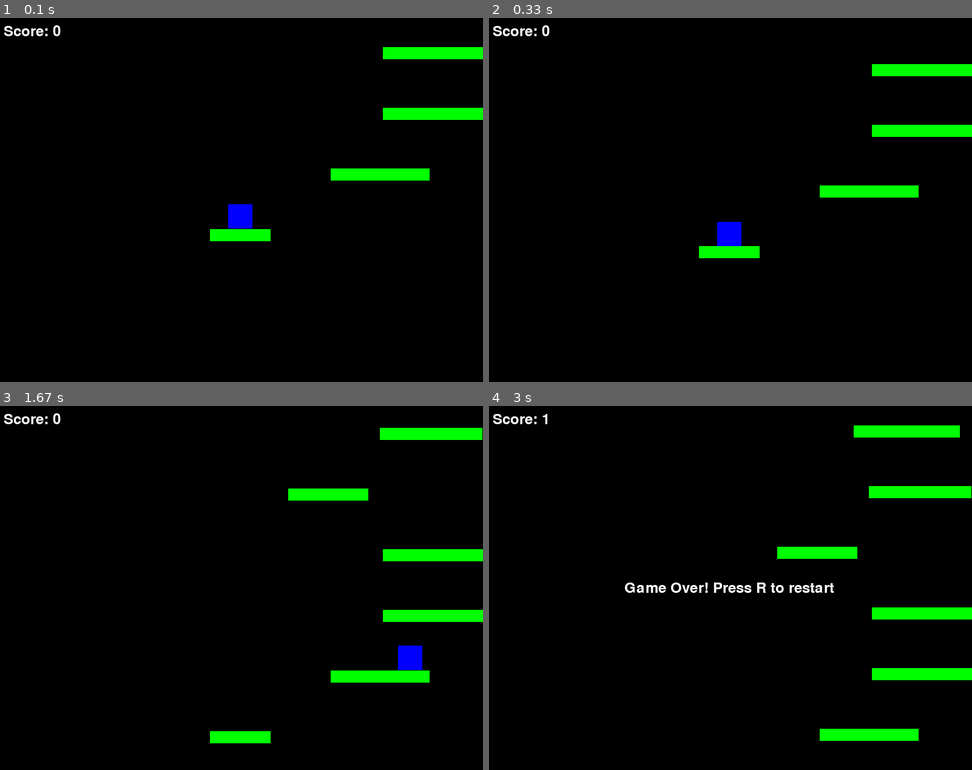
Above: before the commit, frames 1-4 (two rows, left to right).
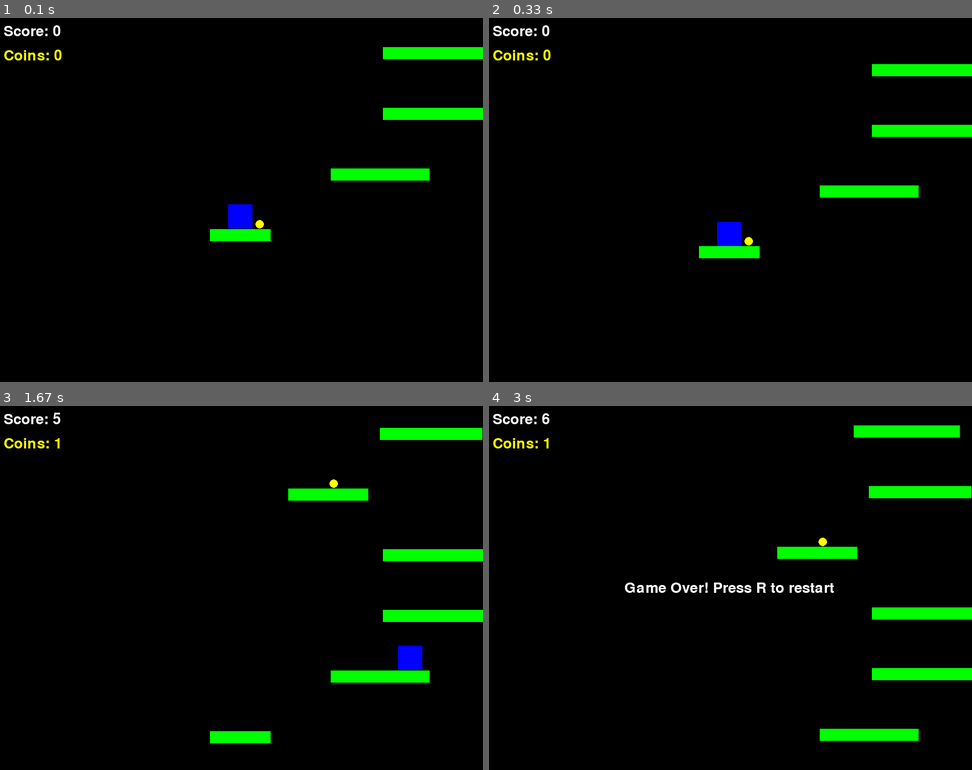
Above: after the commit, the same moments.

Repository: danadrianmirea/python-playground
Game: pygame game, started from infinite_jumper.py
Two runs of this game, one before a commit and one after it. Both use one fixed random seed, a clock stepped at 60 frames per second and the inputs below.
Inputs:
- Up to frame 1 (0.1 s): no input
- Up to frame 2 (0.33 s): no input
- Up to frame 3 (1.67 s): hold Right 0.33-0.8 s; hold Up 0.83-1.13 s; hold Right 1.17-1.63 s
- Up to frame 4 (3 s): hold Left 1.67-2.2 s; hold Left 2.23-2.63 s

The runs differ from the first frame. In frame 1, 0.2% of the frame differs, in the area x 0-55%, y 8-58%; in frame 2, 0.2%; in frame 3, 0.2%; in frame 4, 0.2%, in the area x 0-70%, y 2-39%.

Commit message:
add coins

Diff:
--- a/infinite_jumper.py
+++ b/infinite_jumper.py
@@ -19,12 +19,22 @@
 MAX_HORIZONTAL_DISTANCE = 200  # Maximum horizontal distance between platforms
 MAX_JUMP_HEIGHT = abs(JUMP_FORCE * JUMP_FORCE / (2 * GRAVITY))  # Maximum height player can jump
 PLATFORM_BUFFER = 10  # Number of platforms to generate in advance
+COIN_SIZE = 15  # Size of the coin circle
 
 # Colors
 WHITE = (255, 255, 255)
 BLACK = (0, 0, 0)
 BLUE = (0, 0, 255)
 GREEN = (0, 255, 0)
+YELLOW = (255, 255, 0)
+
+COIN_REWARD = 5
+
+# Load sound effects
+try:
+    COIN_SOUND = pygame.mixer.Sound("coin.mp3")
+except:
+    print("Warning: Could not load coin.mp3 sound file")
 
 class Player:
     def __init__(self, start_x, start_y):
@@ -76,19 +86,40 @@
     def draw(self, screen):
         pygame.draw.rect(screen, BLUE, self.rect)
 
+class Coin:
+    def __init__(self, x, y):
+        self.x = x
+        self.y = y
+        self.rect = pygame.Rect(x, y, COIN_SIZE, COIN_SIZE)
+        self.collected = False
+
+    def update(self):
+        self.y += SCROLL_SPEED
+        self.rect.y = self.y
+
+    def draw(self, screen):
+        if not self.collected:
+            pygame.draw.circle(screen, YELLOW, (self.x + COIN_SIZE//2, self.y + COIN_SIZE//2), COIN_SIZE//2)
+
 class Platform:
     def __init__(self, x, y, width):
         self.x = x
         self.y = y
         self.width = width
         self.rect = pygame.Rect(x, y, width, PLATFORM_HEIGHT)
+        # Randomly decide if this platform has a coin
+        self.coin = Coin(x + random.randint(0, width - COIN_SIZE), y - COIN_SIZE) if random.random() < 0.3 else None
 
     def update(self):
         self.y += SCROLL_SPEED
         self.rect.y = self.y
+        if self.coin:
+            self.coin.update()
 
     def draw(self, screen):
         pygame.draw.rect(screen, GREEN, self.rect)
+        if self.coin:
+            self.coin.draw(screen)
 
 class Game:
     def __init__(self):
@@ -113,6 +144,7 @@
         self.platforms = [initial_platform]
         self.game_over = False
         self.score = 0
+        self.coins_collected = 0
         self.font = pygame.font.Font(None, 36)
 
         # Generate initial buffer of platforms
@@ -139,6 +171,18 @@
         # Create the new platform at a fixed distance above the current highest platform
         new_platform = Platform(x, current_platform.y - PLATFORM_SPACING, width)
         self.platforms.append(new_platform)
+
+    def check_coin_collision(self):
+        for platform in self.platforms:
+            if platform.coin and not platform.coin.collected:
+                if self.player.rect.colliderect(platform.coin.rect):
+                    platform.coin.collected = True
+                    self.coins_collected += 1
+                    self.score += COIN_REWARD
+                    try:
+                        COIN_SOUND.play()
+                    except:
+                        pass  # Ignore if sound couldn't be loaded
 
     def update(self):
         if self.game_over:
@@ -181,6 +225,9 @@
                 self.platforms.remove(platform)
                 self.score += 1
 
+        # Check for coin collection
+        self.check_coin_collision()
+
         # Generate new platforms when we have fewer than PLATFORM_BUFFER platforms above the screen
         visible_platforms = [p for p in self.platforms if p.y > 0]
         if len(visible_platforms) < PLATFORM_BUFFER:
@@ -196,9 +243,11 @@
         # Draw player
         self.player.draw(self.screen)
 
-        # Draw score
+        # Draw score and coins
         score_text = self.font.render(f"Score: {self.score}", True, WHITE)
+        coins_text = self.font.render(f"Coins: {self.coins_collected}", True, YELLOW)
         self.screen.blit(score_text, (10, 10))
+        self.screen.blit(coins_text, (10, 50))
 
         if self.game_over:
             game_over_text = self.font.render("Game Over! Press R to restart", True, WHITE)
Not shown, added: coin.mp3
